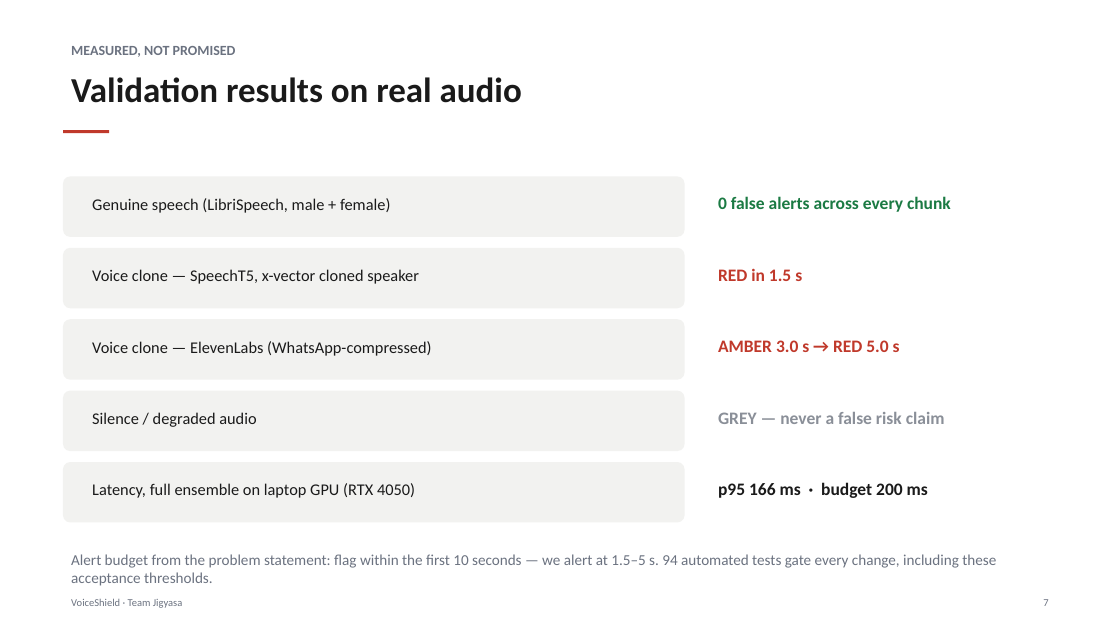
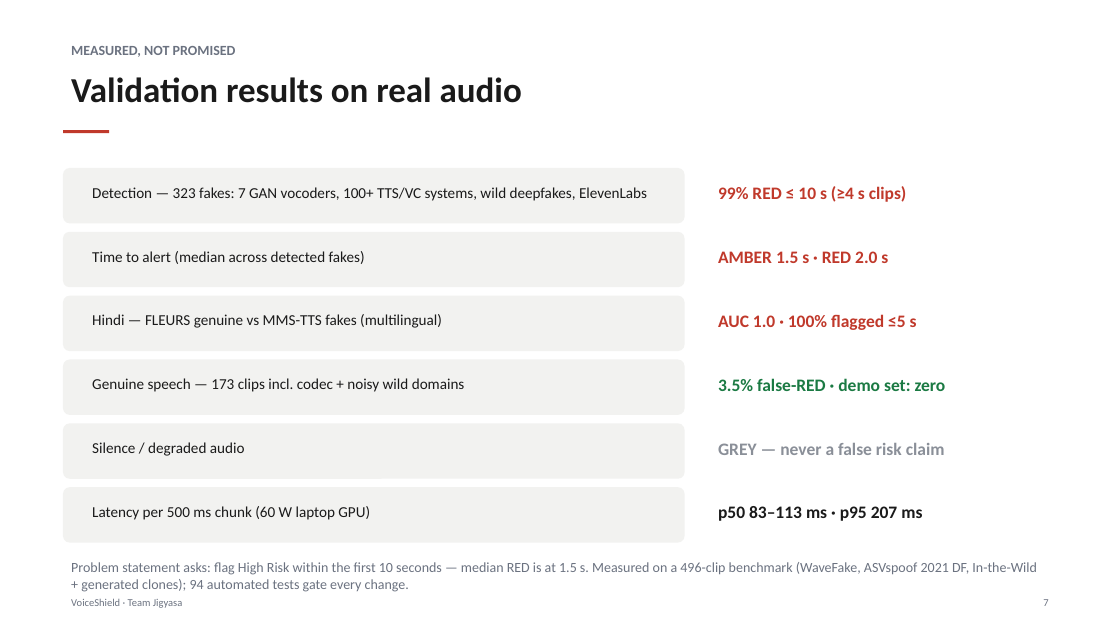
Before and after one commit to serqeta/Jigyasa, a slide deck: slide 7 of docs/presentation/VoiceShield_Jigyasa_UCOPSB.pptx. Drawn at 1120x630 pixels with LibreOffice and Linux fonts; fonts in the diff are those of the drawing. Boxes give left, top, right and bottom in pixels: in the first picture for what was removed or moved away, otherwise in the second. Text is boxed around its words. In the diff, an @@ line names an element or a change of style, - is before the commit and + after.

```diff
--- a/docs/presentation/VoiceShield_Jigyasa_UCOPSB.pptx
+++ b/docs/presentation/VoiceShield_Jigyasa_UCOPSB.pptx
@@ rounded rectangle: place and size @@
-rounded rectangle at [63, 176, 685, 237]
+rounded rectangle at [63, 168, 685, 223]
@@ text removed at [92, 198, 390, 213] @@
-Genuine speech (LibriSpeech, male + female)
@@ text added at [92, 187, 647, 201], 13 pt, text #1A1A1A @@
+Detection — 323 fakes: 7 GAN vocoders, 100+ TTS/VC systems, wild deepfakes, ElevenLabs
@@ text removed at [718, 196, 951, 212] @@
-0 false alerts across every chunk
@@ text added at [718, 186, 907, 202], 15 pt, text #C0392B, bold @@
+99% RED ≤ 10 s (≥4 s clips)
@@ rounded rectangle: place and size @@
-rounded rectangle at [63, 248, 685, 308]
+rounded rectangle at [63, 232, 685, 287]
@@ text removed at [92, 269, 419, 284] @@
-Voice clone — SpeechT5, x-vector cloned speaker
@@ text added at [92, 251, 365, 264], 13 pt, text #1A1A1A @@
+Time to alert (median across detected fakes)
@@ text at [718, 251, 888, 263]: text changed @@
-RED in 1.5 s
+AMBER 1.5 s · RED 2.0 s
@@ rounded rectangle: place and size @@
-rounded rectangle at [63, 319, 685, 380]
+rounded rectangle at [63, 296, 685, 351]
@@ text added at [92, 314, 442, 328], 13 pt, text #1A1A1A @@
+Hindi — FLEURS genuine vs MMS-TTS fakes (multilingual)
@@ text at [718, 314, 917, 330]: text changed @@
-AMBER 3.0 s → RED 5.0 s
+AUC 1.0 · 100% flagged ≤5 s
@@ text removed at [92, 341, 431, 356] @@
-Voice clone — ElevenLabs (WhatsApp-compressed)
@@ rounded rectangle added at [63, 360, 685, 415], fill #F2F2F0 @@
@@ text added at [92, 378, 465, 392], 13 pt, text #1A1A1A @@
+Genuine speech — 173 clips incl. codec + noisy wild domains
@@ text added at [718, 378, 946, 391], 15 pt, text #1B7A43, bold @@
+3.5% false-RED · demo set: zero
@@ rounded rectangle: place and size @@
-rounded rectangle at [63, 391, 685, 451]
+rounded rectangle at [63, 423, 685, 479]
@@ text "Silence / degraded audio": place and size @@
-text "Silence / degraded audio" at [92, 412, 256, 427]
+text "Silence / degraded audio" at [92, 442, 245, 456]
@@ text "Silence / degraded audio" at [92, 442, 245, 456]: size 14 to 13 pt @@
@@ text "GREY — never a false ...": place and size @@
-text "GREY — never a false ..." at [718, 412, 945, 424]
+text "GREY — never a false ..." at [718, 443, 945, 455]
@@ rounded rectangle: place and size @@
-rounded rectangle at [63, 462, 685, 523]
+rounded rectangle at [63, 487, 685, 543]
@@ text at [92, 506, 370, 520]: text changed; size 14 to 13 pt @@
-Latency, full ensemble on laptop GPU (RTX 4050)
+Latency per 500 ms chunk (60 W laptop GPU)
@@ text at [718, 506, 922, 521]: text changed @@
-p95 166 ms · budget 200 ms
+p50 83–113 ms · p95 207 ms
@@ text at [71, 562, 1037, 592]: text changed; size 13 to 12 pt @@
-Alert budget from the problem statement: flag within the first 10 seconds — we alert at 1.5–5 s. 94 automated tests gate every change, including these acceptance thresholds.
+Problem statement asks: flag High Risk within the first 10 seconds — median RED is at 1.5 s. Measured on a 496-clip benchmark (WaveFake, ASVspoof 2021 DF, In-the-Wild + generated clones); 94 automated tests gate every change.
```
Also in this commit, not shown: 1 other slide changed, 24 other files.
